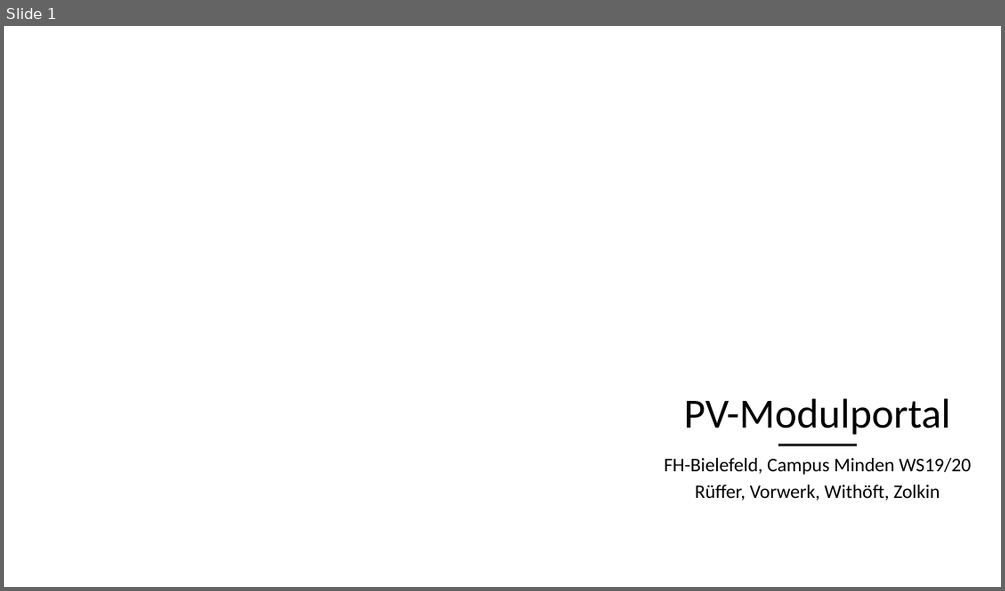
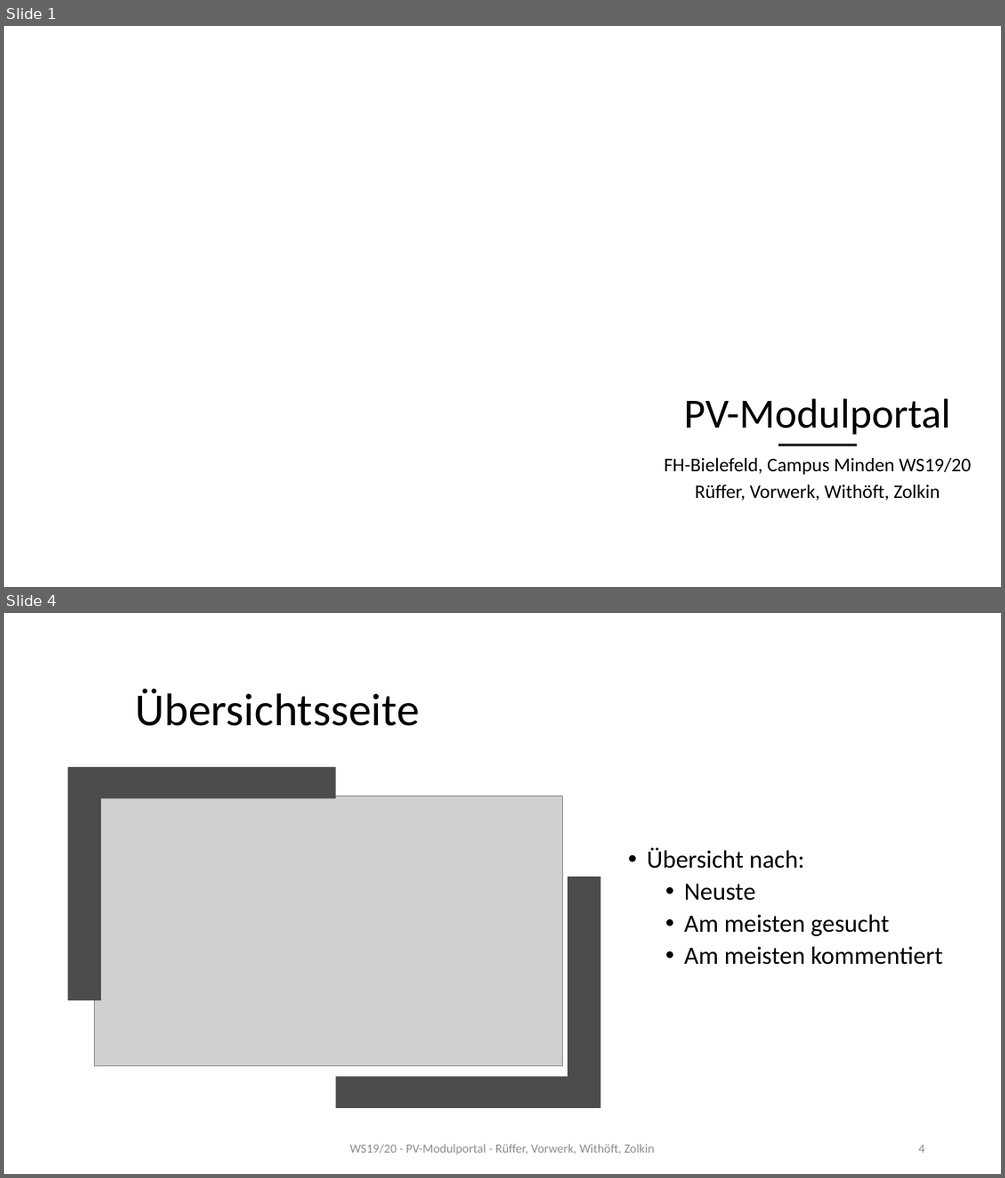
Before and after one commit to mwithoeft/Webengineering, a slide deck: docs/Seminarvortrag.pptx. Shown one above the other, each under a label of ours: slide 1 before the commit, slides 1 and 4 after it; the slides between them are not shown. The pictures are 1005x591 and 1005x1178 pixels, drawn with LibreOffice and Linux fonts; fonts in the diff are those of the drawing; grey boxes stand for pictures; background and template pictures are left out. Boxes give left, top, right and bottom in pixels: in the first picture for what was removed or moved away, otherwise in the second. Text is boxed around its words. In the diff, an @@ line names an element or a change of style, - is before the commit and + after.

```diff
--- a/docs/Seminarvortrag.pptx
+++ b/docs/Seminarvortrag.pptx
@@ slide 4 added at bbox=[4, 613, 1001, 1174], background #FFFFFF @@
@@ title added at bbox=[135, 689, 419, 726], 44 pt, text #000000 @@
+Übersichtsseite
@@ freeform shape added at bbox=[67, 767, 335, 1000], fill #4C4C4C @@
@@ picture added at bbox=[95, 795, 563, 1065] @@
@@ text added at bbox=[647, 847, 942, 965], 24 pt, text #000000 @@
+• Übersicht nach:
+  • Neuste
+  • Am meisten gesucht
+  • Am meisten kommentiert
@@ freeform shape added at bbox=[336, 876, 601, 1107], fill #4C4C4C @@
@@ text added at bbox=[350, 1143, 655, 1154], 12 pt, text #8C8C8C @@
+WS19/20 - PV-Modulportal - Rüffer, Vorwerk, Withöft, Zolkin
@@ page number added at bbox=[918, 1144, 924, 1152], 12 pt, text #8C8C8C @@
+4
```
Also in this commit, not shown: 1 slide changed, 3 other slides added.
